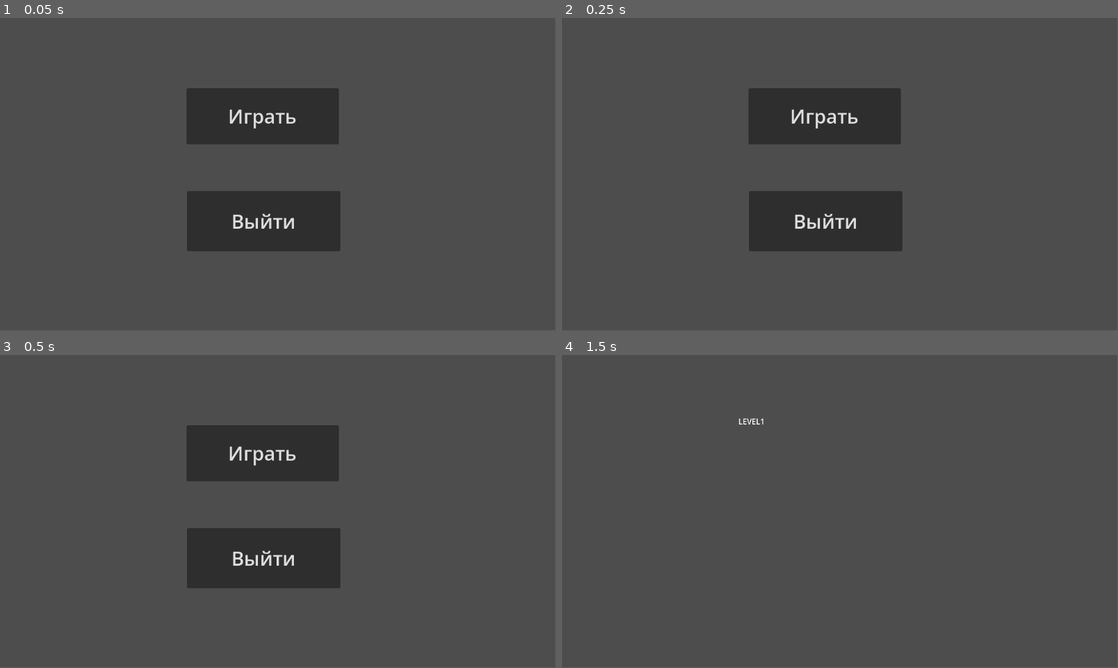
Above: before the commit, frames 1-4 (two rows, left to right).
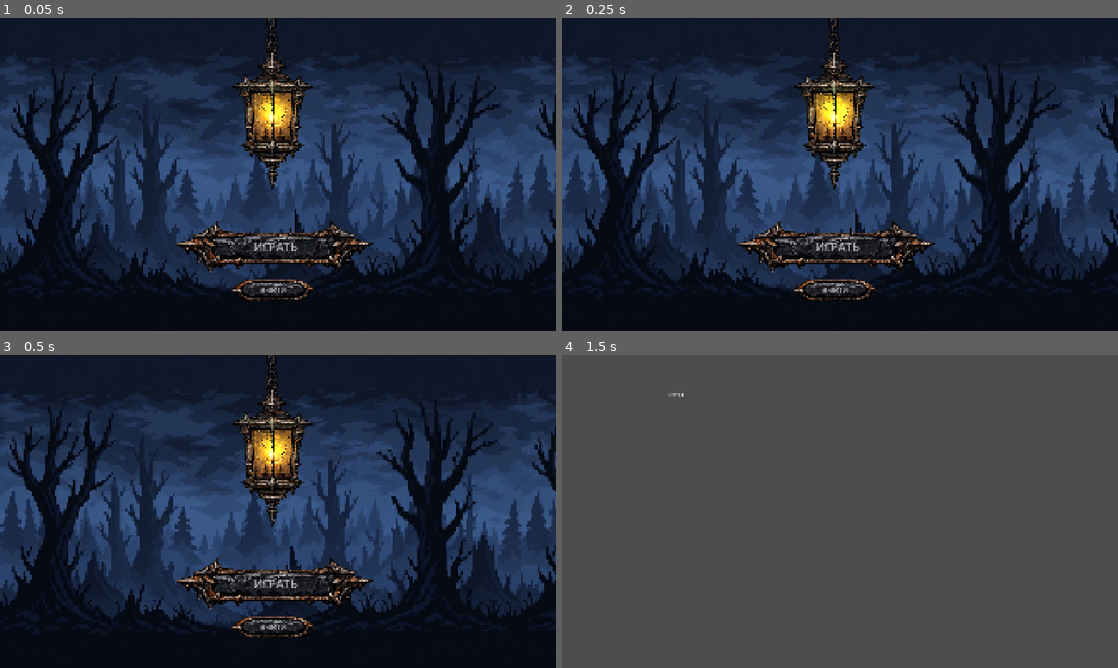
Above: after the commit, the same moments.

Repository: ivachqq/Nyctophobia
Game: Godot game, scene res://menu.tscn
Two runs of this game, one before a commit and one after it. Both use one fixed random seed, a clock stepped at 60 frames per second and the inputs below.
Inputs:
- Up to frame 1 (0.05 s): no input
- Up to frame 2 (0.25 s): no input
- Up to frame 3 (0.5 s): no input
- Up to frame 4 (1.5 s): click "Играть" (after the commit: "ИГРАТЬ") at 0.5 s; tap Enter at 1.25 s
The window is 799x449 before the commit and 800x450 after it. Grey fills any space a smaller window leaves; there, only what the larger window draws over its background counts as a difference.

The runs differ from the first frame. In frame 1, 98% of the frame differs, in the area x 0-100%, y 0-100%; in frame 2, 98%; in frame 3, 97%; in frame 4, less than 0.1%.

Commit message:
add visual for menu

Diff:
--- /dev/null
+++ b/menu.gdshader
@@ -0,0 +1,18 @@
+shader_type canvas_item;
+
+void vertex() {
+	// Called for every vertex the material is visible on.
+}
+
+void fragment() {
+	vec4 color = texture(TEXTURE, UV);
+	if (length(color.rgb)<0.00) {
+		discard;
+	}
+	COLOR = color;
+}
+
+//void light() {
+//	// Called for every pixel for every light affecting the CanvasItem.
+//	// Uncomment to replace the default light processing function with this one.
+//}
--- a/menu.tscn
+++ b/menu.tscn
@@ -1,26 +1,136 @@
 [gd_scene format=3 uid="uid://wtett8f2psbl"]
 
 [ext_resource type="Script" uid="uid://bl252b0g2cavg" path="res://menu.gd" id="1_lti8b"]
+[ext_resource type="Texture2D" uid="uid://cpkmobudcalhf" path="res://forestBachMenu.jpg" id="2_ouk20"]
+[ext_resource type="Texture2D" uid="uid://b2p7qmfxs0307" path="res://lanternMenu.png" id="3_4hy44"]
+[ext_resource type="Texture2D" uid="uid://dbxaqv4xamo5m" path="res://menuButtons.png" id="3_mae5d"]
+
+[sub_resource type="Gradient" id="Gradient_4hy44"]
+colors = PackedColorArray(1, 1, 1, 1, 0, 0, 0, 0)
+
+[sub_resource type="GradientTexture2D" id="GradientTexture2D_ytr4m"]
+gradient = SubResource("Gradient_4hy44")
+fill = 1
+fill_from = Vector2(0.5, 0.5)
+fill_to = Vector2(1, 0.5)
+
+[sub_resource type="Animation" id="Animation_l48gv"]
+length = 0.001
+tracks/0/type = "value"
+tracks/0/imported = false
+tracks/0/enabled = true
+tracks/0/path = NodePath("PointLight2D:energy")
+tracks/0/interp = 1
+tracks/0/loop_wrap = true
+tracks/0/keys = {
+"times": PackedFloat32Array(0),
+"transitions": PackedFloat32Array(1),
+"update": 0,
+"values": [2.5]
+}
+
+[sub_resource type="Animation" id="Animation_ecwwl"]
+resource_name = "flicker"
+length = 2.0
+loop_mode = 1
+tracks/0/type = "value"
+tracks/0/imported = false
+tracks/0/enabled = true
+tracks/0/path = NodePath("PointLight2D:energy")
+tracks/0/interp = 1
+tracks/0/loop_wrap = true
+tracks/0/keys = {
+"times": PackedFloat32Array(-0.03333333, 0.1, 0.15, 0.4),
+"transitions": PackedFloat32Array(1, 1, 1, 1),
+"update": 0,
+"values": [2.5, 0.2, 2.5, 0.8]
+}
+
+[sub_resource type="AnimationLibrary" id="AnimationLibrary_kk3ma"]
+_data = {
+&"RESET": SubResource("Animation_l48gv"),
+&"flicker": SubResource("Animation_ecwwl")
+}
+
+[sub_resource type="AtlasTexture" id="AtlasTexture_4hy44"]
+atlas = ExtResource("3_mae5d")
+region = Rect2(754.0197, 315.93375, 286.63922, 78.128845)
+
+[sub_resource type="AtlasTexture" id="AtlasTexture_ytr4m"]
+atlas = ExtResource("3_mae5d")
+region = Rect2(53, 50.190758, 681.0006, 175.30923)
 
 [node name="Menu" type="Node2D" unique_id=1072265707]
 script = ExtResource("1_lti8b")
 
-[node name="ButtonQuit" type="Button" parent="." unique_id=1609955530]
-offset_left = 388.0
-offset_top = 359.0
-offset_right = 706.0
-offset_bottom = 484.0
+[node name="Parallax2D" type="Parallax2D" parent="." unique_id=31620723]
+repeat_size = Vector2(1814, 0)
+autoscroll = Vector2(-30, 0)
+repeat_times = 100
+
+[node name="Sprite2D" type="Sprite2D" parent="Parallax2D" unique_id=1881152271]
+position = Vector2(907, 540)
+scale = Vector2(1.085, 1.148)
+texture = ExtResource("2_ouk20")
+
+[node name="Lantern" type="Sprite2D" parent="." unique_id=1428876435]
+position = Vector2(940.99994, 304)
+scale = Vector2(0.7011719, 0.6035157)
+texture = ExtResource("3_4hy44")
+
+[node name="PointLight2D" type="PointLight2D" parent="Lantern" unique_id=1644131781]
+color = Color(0.57254905, 0.9843137, 0.07450981, 1)
+energy = 2.5
+texture = SubResource("GradientTexture2D_ytr4m")
+texture_scale = 5.6
+
+[node name="AnimationPlayer" type="AnimationPlayer" parent="Lantern" unique_id=1263216672]
+libraries/ = SubResource("AnimationLibrary_kk3ma")
+autoplay = &"flicker"
+
+[node name="CanvasLayer" type="CanvasLayer" parent="." unique_id=796258346]
+
+[node name="ButtonQuit" type="TextureButton" parent="CanvasLayer" unique_id=348689768]
+z_index = 1
+offset_left = 801.0
+offset_top = 901.0
+offset_right = 1087.0
+offset_bottom = 979.0
+texture_normal = SubResource("AtlasTexture_4hy44")
+
+[node name="Label" type="Label" parent="CanvasLayer/ButtonQuit" unique_id=959656575]
+layout_mode = 1
+anchors_preset = 15
+anchor_right = 1.0
+anchor_bottom = 1.0
+grow_horizontal = 2
+grow_vertical = 2
+theme_override_colors/font_color = Color(0.7294118, 0.7294118, 0.7294118, 1)
+theme_override_font_sizes/font_size = 24
+text = "ВЫЙТИ"
+horizontal_alignment = 1
+vertical_alignment = 1
+
+[node name="ButtonPlay" type="TextureButton" parent="CanvasLayer" unique_id=278846970]
+z_index = 1
+offset_left = 607.0
+offset_top = 702.0
+offset_right = 1295.0
+offset_bottom = 861.0
+texture_normal = SubResource("AtlasTexture_ytr4m")
+
+[node name="Label" type="Label" parent="CanvasLayer/ButtonPlay" unique_id=13251617]
+layout_mode = 1
+anchors_preset = 15
+anchor_right = 1.0
+anchor_bottom = 1.0
+grow_horizontal = 2
+grow_vertical = 2
+theme_override_colors/font_color = Color(0.69411767, 0.68235296, 0.68235296, 1)
 theme_override_font_sizes/font_size = 40
-text = "Выйти
-"
+text = "ИГРАТЬ"
+horizontal_alignment = 1
+vertical_alignment = 1
 
-[node name="ButtonPlay" type="Button" parent="." unique_id=998565943]
-offset_left = 387.0
-offset_top = 146.0
-offset_right = 703.0
-offset_bottom = 262.0
-theme_override_font_sizes/font_size = 40
-text = "Играть"
-
-[connection signal="pressed" from="ButtonQuit" to="." method="_on_button_quit_pressed"]
-[connection signal="pressed" from="ButtonPlay" to="." method="_on_button_play_pressed"]
+[connection signal="pressed" from="CanvasLayer/ButtonQuit" to="." method="_on_button_quit_pressed"]
+[connection signal="pressed" from="CanvasLayer/ButtonPlay" to="." method="_on_button_play_pressed"]
--- a/project.godot
+++ b/project.godot
@@ -15,6 +15,12 @@
 config/features=PackedStringArray("4.6", "Mobile")
 config/icon="res://icon.svg"
 
+[display]
+
+window/size/viewport_width=1920
+window/size/viewport_height=1080
+window/stretch/mode="canvas_items"
+
 [physics]
 
 3d/physics_engine="Jolt Physics"
Binary file added: forestBachMenu.jpg
Not shown, added: forestBachMenu.jpg.import
Binary file added: lanternMenu.png
Not shown, added: lanternMenu.png.import
Not shown, added: menu.gdshader.uid
Binary file added: menuButtons.png
Not shown, added: menuButtons.png.import
